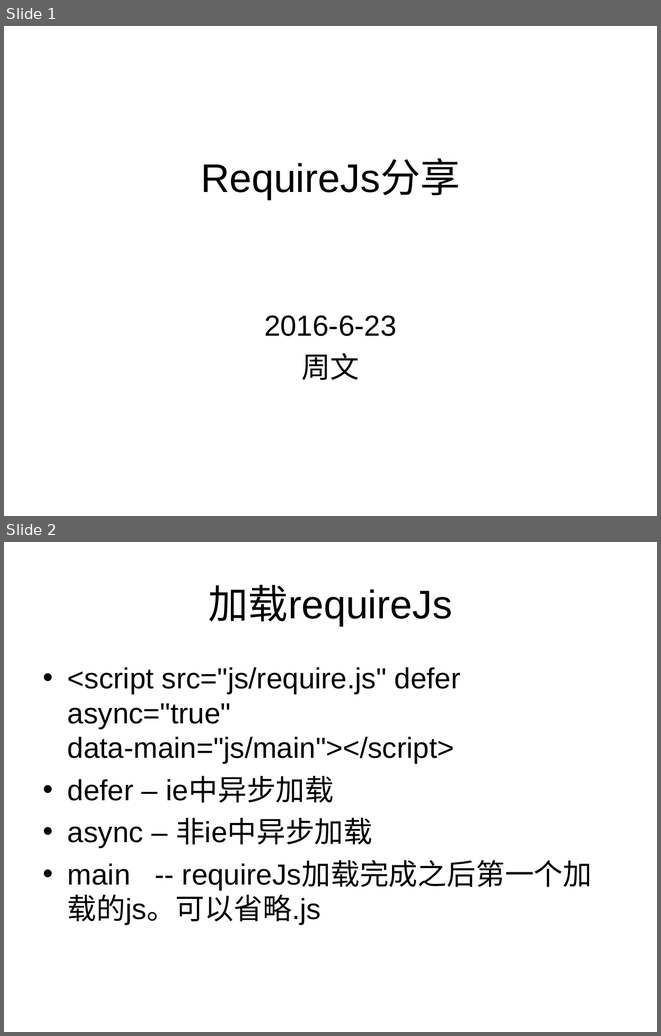
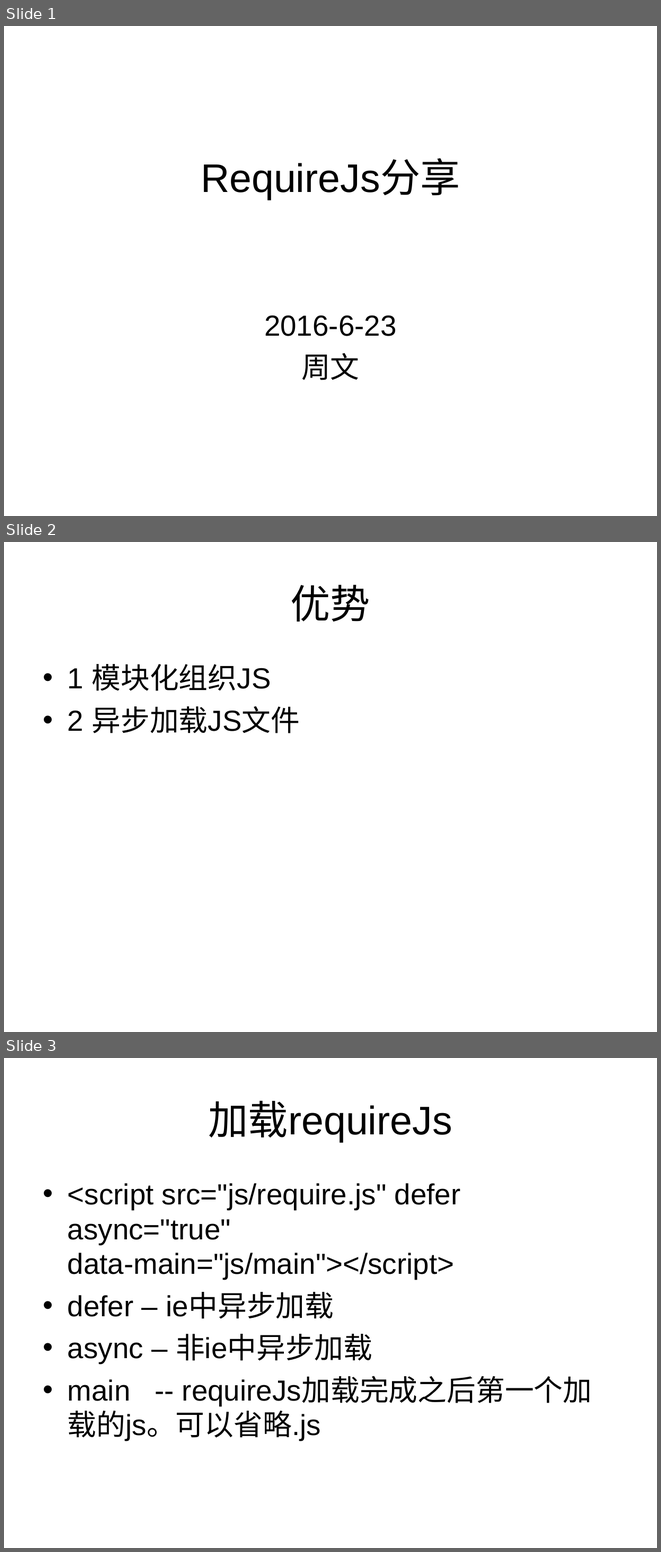
Before and after one commit to hskyzhou/requireJs, a slide deck: requireJs.ppt. Shown one above the other, each under a label of ours: slides 1 and 2 before the commit, slides 1, 2 and 3 after it. The pictures are 661x1036 and 661x1552 pixels, drawn with LibreOffice and Linux fonts; fonts in the diff are those of the drawing. Boxes give left, top, right and bottom in pixels: in the first picture for what was removed or moved away, otherwise in the second. Text is boxed around its words. In the diff, an @@ line names an element or a change of style, - is before the commit and + after.

```diff
--- a/requireJs.ppt
+++ b/requireJs.ppt
@@ slide 2 added at (4, 542, 657, 1032), background #FFFFFF @@
@@ title added at (291, 584, 371, 622), 44 pt, text #000000 @@
+优势
@@ text added at (68, 664, 300, 733), 32 pt, text #000000 @@
+• 1 模块化组织JS
+• 2 异步加载JS文件
@@ what was slide 2 is now slide 3 @@
```
Also in this commit, not shown: 15 other files.
